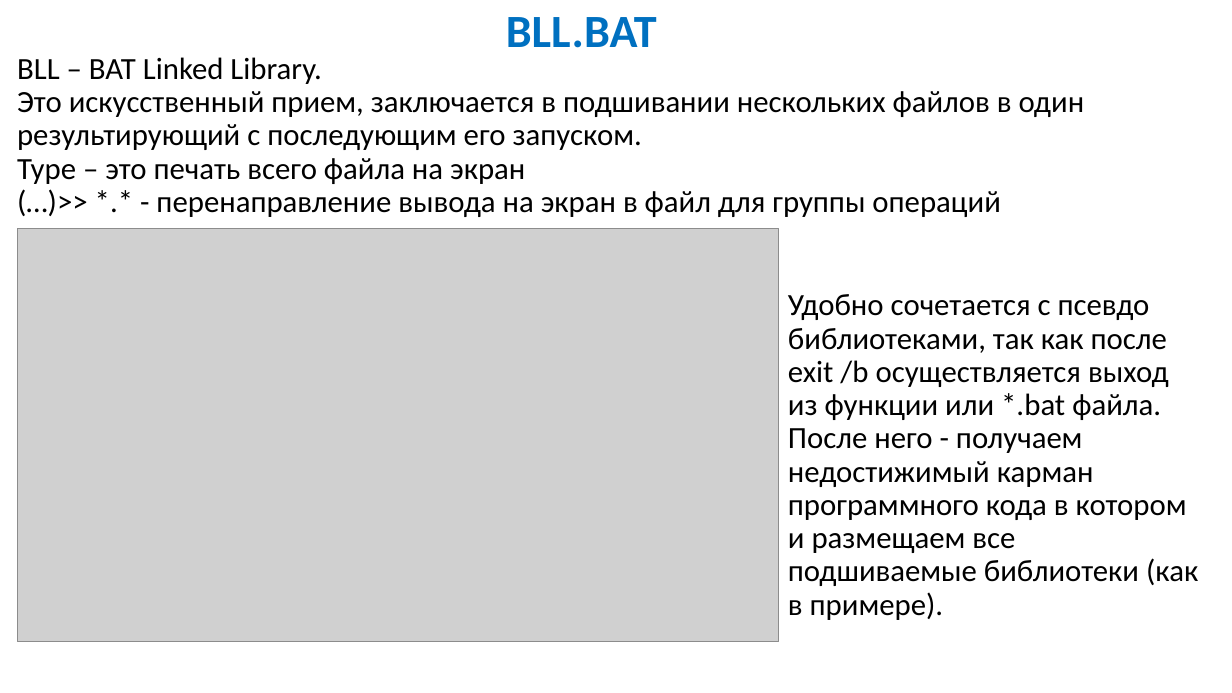
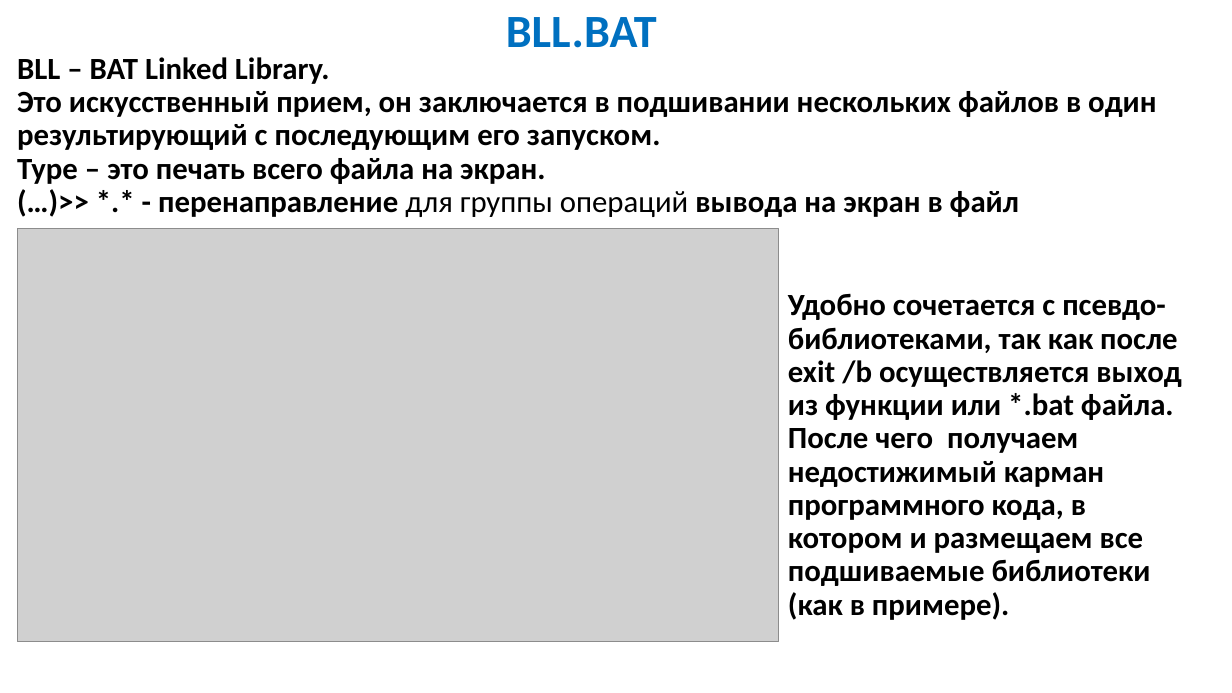
Before and after one commit to IvanSibirevV2/HowTo_Bat, a slide deck: slide 22 of Workshop/WShop.pptx. Drawn at 1232x693 pixels with LibreOffice and Linux fonts; fonts in the diff are those of the drawing; grey boxes stand for pictures. Boxes give left, top, right and bottom in pixels: in the first picture for what was removed or moved away, otherwise in the second. Text is boxed around its words. In the diff, an @@ line names an element or a change of style, - is before the commit and + after.

```diff
--- a/Workshop/WShop.pptx
+++ b/Workshop/WShop.pptx
@@ text at [17,57,1156,217]: text changed; bold on @@
-BLL – BAT Linked Library.
-Это искусственный прием, заключается в подшивании нескольких файлов в один результирующий с последующим его запуском.
-Type – это печать всего файла на экран
-(…)>> *.* - перенаправление вывода на экран в файл для группы операций
+BLL – BAT Linked Library.
+Это искусственный прием, он заключается в подшивании нескольких файлов в один результирующий с последующим его запуском.
+Type – это печать всего файла на экран.
+(…)>> *.* - перенаправление для группы операций вывода на экран в файл
@@ text at [788,293,1181,620]: text changed; bold on @@
-Удобно сочетается с псевдо библиотеками, так как после exit /b осуществляется выход из функции или *.bat файла.
-После него - получаем недостижимый карман программного кода в котором и размещаем все подшиваемые библиотеки (как в примере).
+Удобно сочетается с псевдо- библиотеками, так как после exit /b осуществляется выход из функции или *.bat файла.
+После чего получаем недостижимый карман программного кода, в котором и размещаем все подшиваемые библиотеки (как в примере).
```
Also in this commit, not shown: 26 other slides changed, 1 slide removed, 1 other file.
